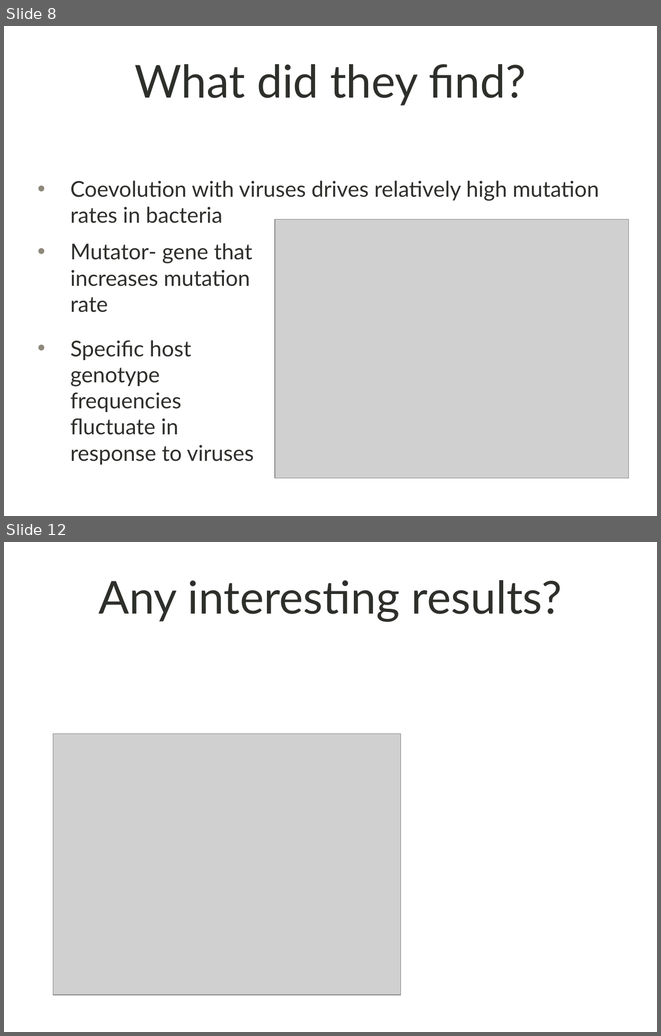
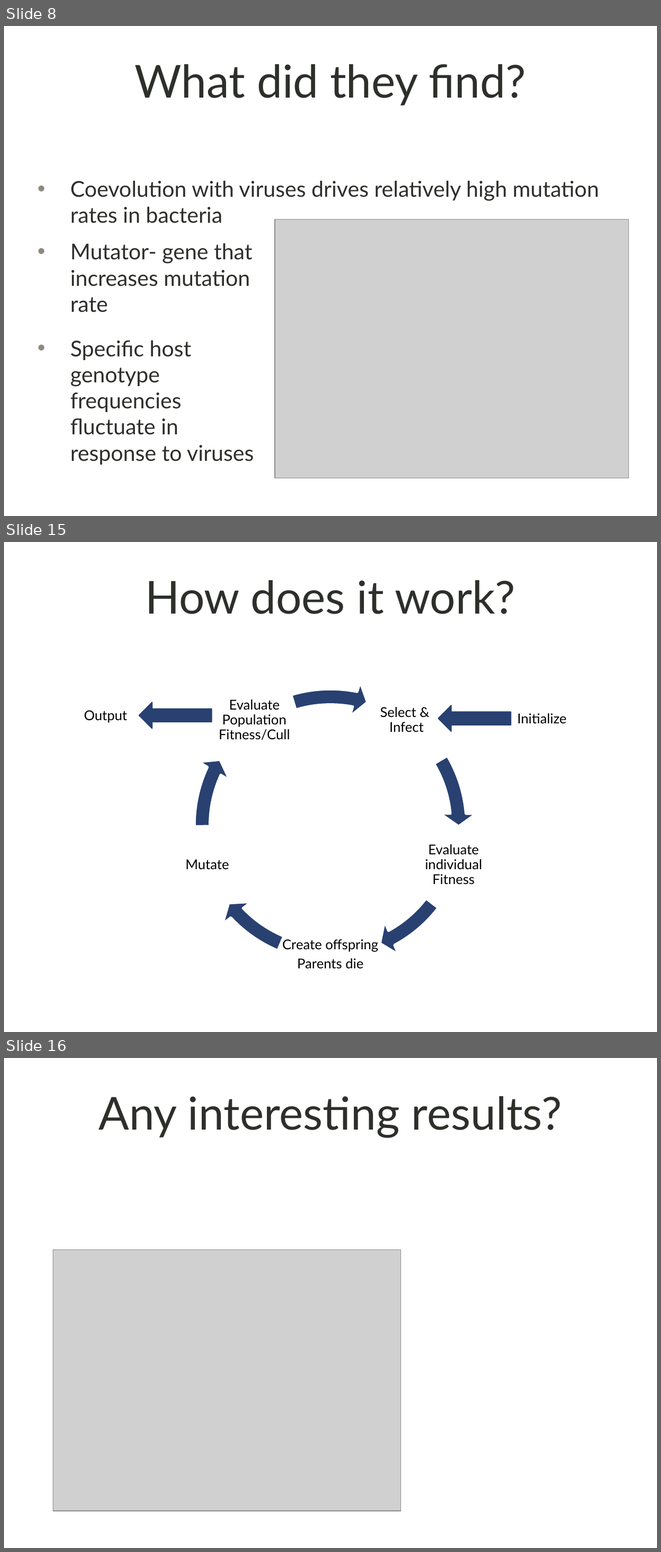
Before and after one commit to shankl/EvoComp_FinalProject, a slide deck: presentation.pptx. Shown one above the other, each under a label of ours: slides 8 and 12 before the commit, slides 8, 15 and 16 after it; the slides between them are not shown. The pictures are 661x1036 and 661x1552 pixels, drawn with LibreOffice and Linux fonts; fonts in the diff are those of the drawing; grey boxes stand for pictures; background and template pictures are left out. Boxes give left, top, right and bottom in pixels: in the first picture for what was removed or moved away, otherwise in the second. Text is boxed around its words. In the diff, an @@ line names an element or a change of style, - is before the commit and + after.

```diff
--- a/presentation.pptx
+++ b/presentation.pptx
@@ slide 15 added at [4,542,657,1032], background picture (left out) @@
@@ title added at [145,580,515,614], 50 pt, text #2D2F2B @@
+How does it work?
@@ group added at [184,679,482,971]: 5 texts, 5 circular arrows @@
+Select & Infect
+Evaluate individual Fitness
+Create offspring
+Parents die
+Mutate
+Evaluate Population Fitness/Cull
@@ text added at [84,710,127,723], 15 pt, text #000000 @@
+Output
@@ right arrow added at [139,702,212,728], fill #294171, outline #263F70 1 pt @@
@@ right arrow added at [438,705,511,731], fill #294171, outline #263F70 1 pt @@
@@ text added at [517,713,566,724], 15 pt, text #000000 @@
+Initialize
@@ what was slide 12 is now slide 16 @@
```
Also in this commit, not shown: 6 slides changed, 3 other slides added, 2 other files.
